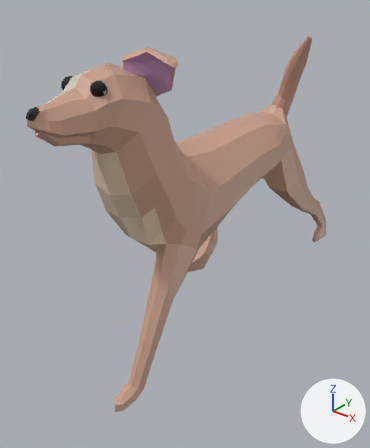
The FBX model Assets/Modelos/toby_walk.fbx: old version first, new version second.
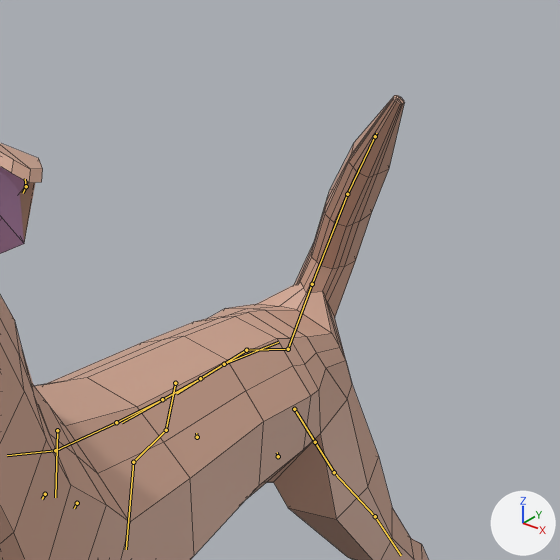
Each version is shown whole from a 50 mm lens placed at (3.03, -3.52, 3.41), pointed at (-0.06, 0.35, 1.02), then close up on the part from 44% to 100% of the width and 0% to 46% of the height. Lighting does not change. The marker at lower right points along +X, +Y and +Z. The last two pictures show the newer version. Both versions are drawn at frame 49 of the action 'Scene'; the numbers are the values there. The bones that change, and the others that lie on the model, are drawn over the model as lines in the close-ups. The close-ups show mesh edges as thin lines.

The first close-up shows 'dog'.
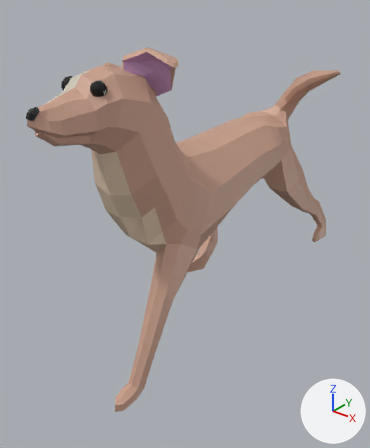
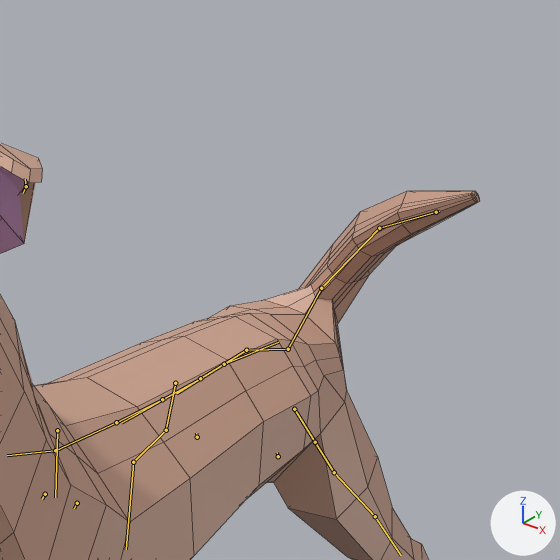
Diff of the bpy script that builds the scene:
```diff
--- a/Assets/Modelos/toby_walk.fbx.py
+++ b/Assets/Modelos/toby_walk.fbx.py
@@ bone_spine_002 @@
 bone_spine_002 = bpy.data.objects['rig'].pose.bones['spine.002']  # child of 'spine.003'
-bone_spine_002.rotation_quaternion = (0.994, -0.048, 0.035, -0.091)  # degrees (-6, 3, -11)
+bone_spine_002.rotation_quaternion = (0.981, -0.087, 0.063, -0.164)  # degrees (-11, 5, -19)
@@ bone_spine_001 @@
 bone_spine_001 = bpy.data.objects['rig'].pose.bones['spine.001']  # child of 'spine.002'
-bone_spine_001.rotation_quaternion = (0.994, -0.051, 0.005, -0.092)  # degrees (-6, 0, -11)
+bone_spine_001.rotation_quaternion = (0.981, -0.095, 0.016, -0.168)  # degrees (-11, 0, -19)
@@ bone_spine @@
 bone_spine = bpy.data.objects['rig'].pose.bones['spine']  # child of 'spine.001'
-bone_spine.rotation_quaternion = (0.994, -0.051, 0.005, -0.092)  # degrees (-6, 0, -11)
+bone_spine.rotation_quaternion = (0.981, -0.095, 0.016, -0.168)  # degrees (-11, 0, -19)
@@ bone_def_spine_001 @@
 bone_def_spine_001 = bpy.data.objects['rig'].pose.bones['DEF-spine.001']  # child of 'DEF-spine'
-bone_def_spine_001.rotation_quaternion = (0.995, -0.068, 0.0, -0.072)  # degrees (-8, -1, -8)
+bone_def_spine_001.rotation_quaternion = (0.984, -0.126, 0.0, -0.127)  # degrees (-14, -2, -14)
@@ bone_def_spine_002 @@
 bone_def_spine_002 = bpy.data.objects['rig'].pose.bones['DEF-spine.002']  # child of 'DEF-spine.001'
-bone_def_spine_002.rotation_quaternion = (0.996, -0.082, 0.031, -0.022)  # degrees (-10, 3, -3)
+bone_def_spine_002.rotation_quaternion = (0.986, -0.153, 0.061, -0.023)  # degrees (-18, 7, -4)
@@ bone_def_spine_003 @@
 bone_def_spine_003 = bpy.data.objects['rig'].pose.bones['DEF-spine.003']  # child of 'DEF-spine.002'
-bone_def_spine_003.rotation_quaternion = (0.998, -0.036, 0.007, 0.052)  # degrees (-4, 1, 6)
+bone_def_spine_003.rotation_quaternion = (0.992, -0.068, 0.014, 0.101)  # degrees (-8, 2, 12)
```

Boxes (x1, y1, x2, y2) around the edits, measured in the close-ups (560 x 560 px):
'dog', posed
    before: (0, 95, 428, 560)
    after: (0, 143, 480, 560)
bone 'spine.002', root to tip
    before: (288, 349) to (312, 284)
    after: (288, 349) to (321, 288)
bone 'spine.001', root to tip
    before: (312, 284) to (347, 194)
    after: (321, 288) to (379, 228)
bone 'spine', root to tip
    before: (347, 194) to (375, 136)
    after: (379, 228) to (436, 212)
bone 'DEF-spine.001', root to tip
    before: (347, 194) to (312, 284)
    after: (379, 228) to (321, 288)
bone 'DEF-spine.002', root to tip
    before: (312, 284) to (288, 349)
    after: (321, 288) to (288, 349)
